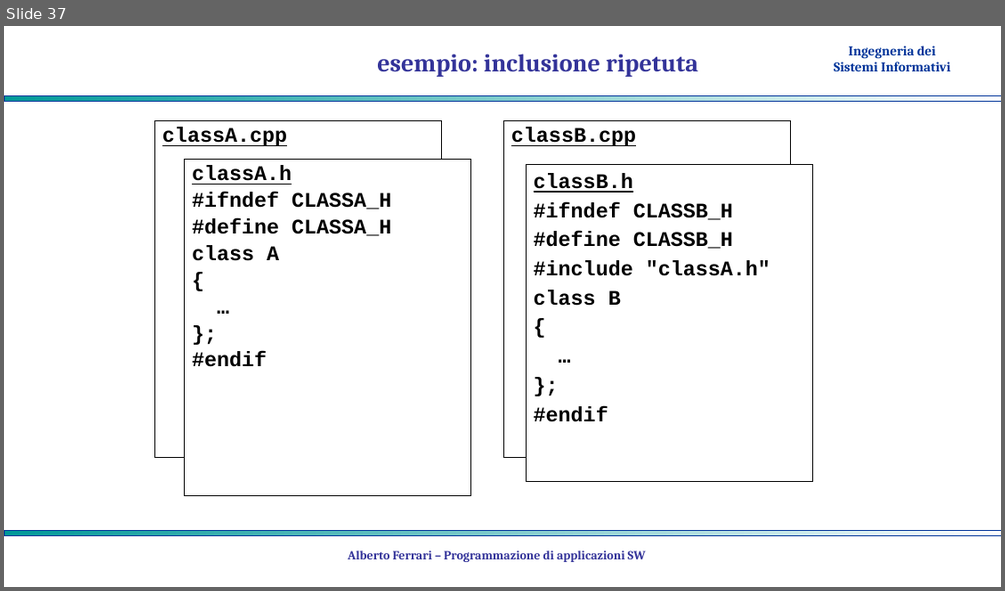
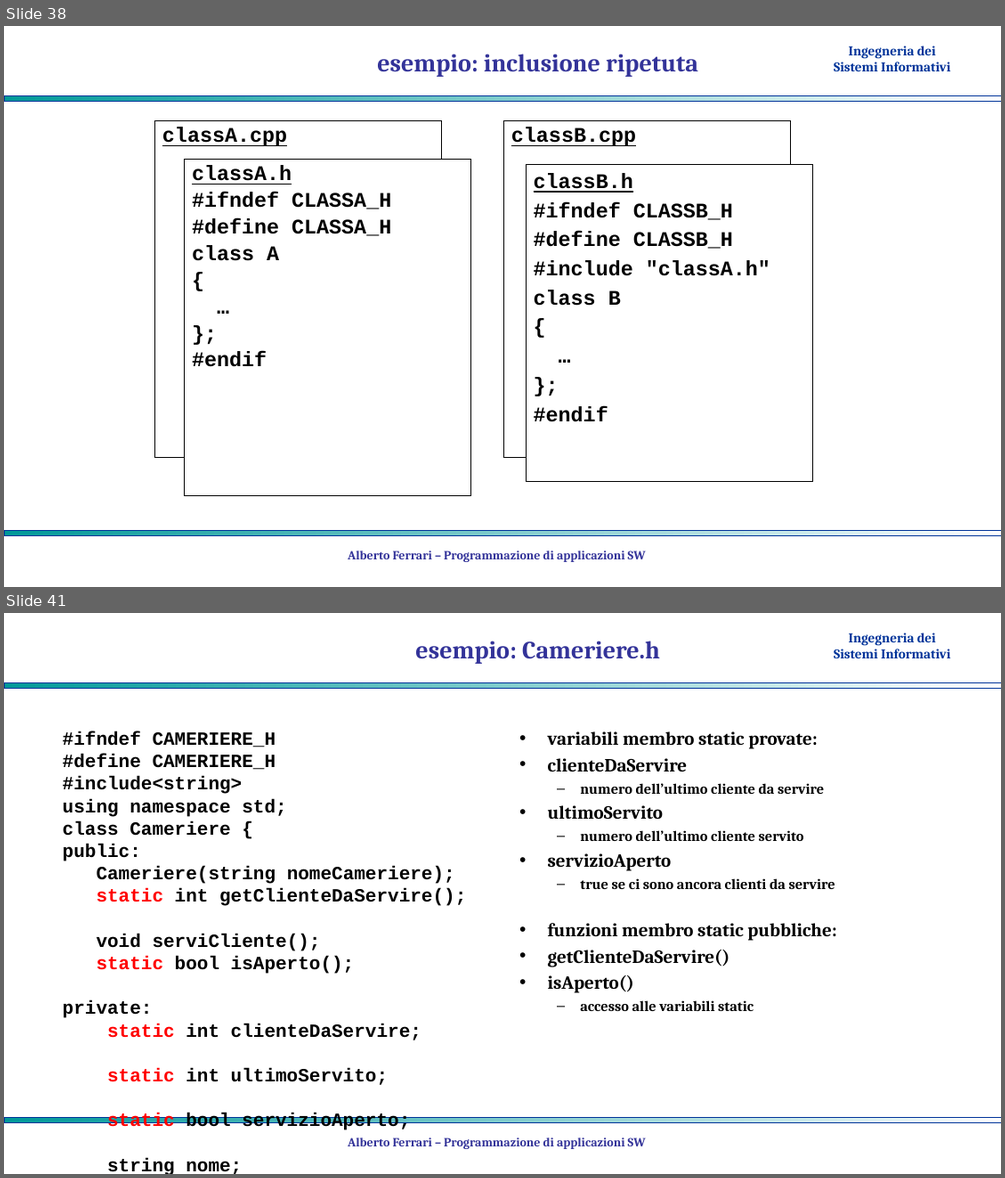
Before and after one commit to albertoferrari/pasw, a slide deck: lezioni/PASW04 - object oriented programming.pptx. Shown one above the other, each under a label of ours: slide 37 before the commit, slides 38 and 41 after it; the slides between them are not shown. The pictures are 1005x591 and 1005x1178 pixels, drawn with LibreOffice and Linux fonts; fonts in the diff are those of the drawing; background and template pictures are left out. Boxes give left, top, right and bottom in pixels: in the first picture for what was removed or moved away, otherwise in the second. Text is boxed around its words. In the diff, an @@ line names an element or a change of style, - is before the commit and + after.

```diff
--- a/lezioni/PASW04 - object oriented programming.pptx
+++ b/lezioni/PASW04 - object oriented programming.pptx
@@ slide 41 added at box(4, 613, 1001, 1174), background #FFFFFF; not listed: 3 template elements that a slide beside it also shows @@
@@ title added at box(415, 641, 660, 664), 24 pt, text #333399, bold @@
+esempio: Cameriere.h
@@ text added at box(63, 731, 466, 1174), 18 pt, text #000000, bold @@
+#ifndef CAMERIERE_H
+#define CAMERIERE_H
+#include<string>
+using namespace std;
+class Cameriere {
+public:
+Cameriere(string nomeCameriere);
+static int getClienteDaServire();
+void serviCliente();
+static bool isAperto();
+private:
+static int clienteDaServire;
+static int ultimoServito;
+static bool servizioAperto;
+string nome;
+};
+#endif
@@ text added at box(548, 731, 836, 1011), 18 pt, text #000000, bold @@
+• variabili membro static provate:
+• clienteDaServire
+  – numero dell’ultimo cliente da servire
+• ultimoServito
+  – numero dell’ultimo cliente servito
+• servizioAperto
+  – true se ci sono ancora clienti da servire
+• funzioni membro static pubbliche:
+• getClienteDaServire()
+• isAperto()
+  – accesso alle variabili static
@@ text added at box(348, 1137, 646, 1149), 12 pt, text #333399, bold @@
+Alberto Ferrari – Programmazione di applicazioni SW
@@ what was slide 37 is now slide 38 @@
```
Also in this commit, not shown: 1 slide changed, 4 other slides added, 1 other file.
